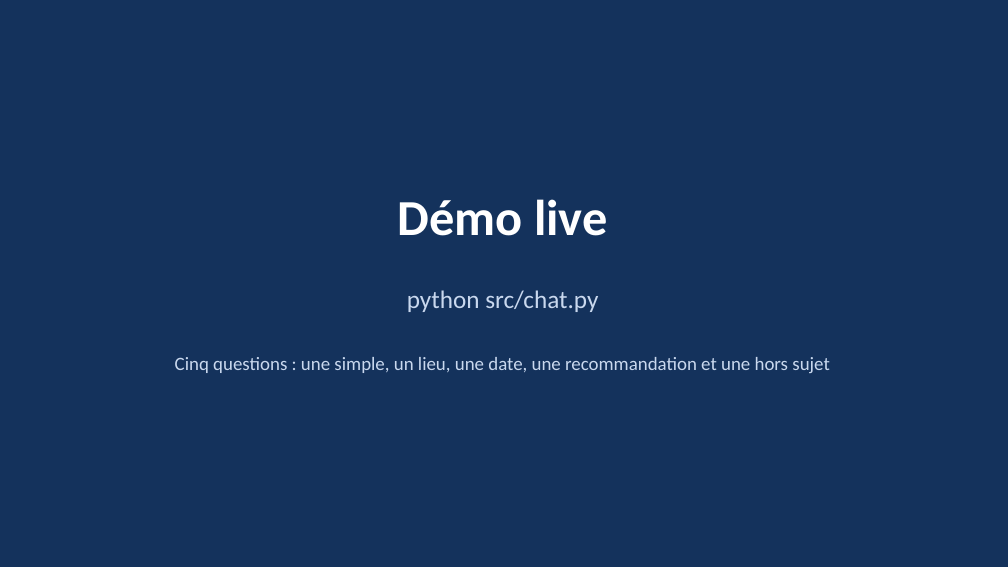
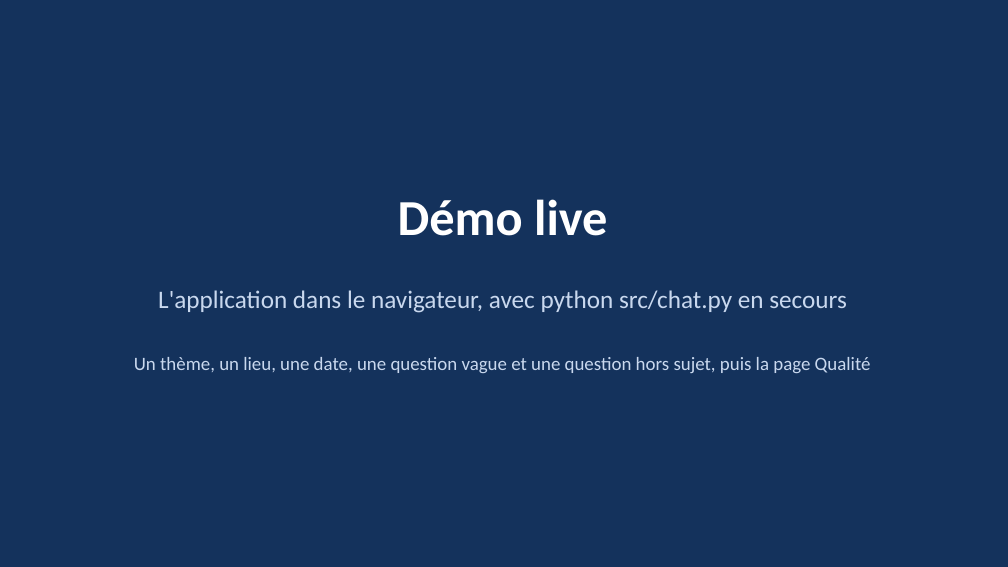
Before and after one commit to Matz-ai/concevoir-et-deployer-un-systeme-rag, a slide deck: slide 14 of livrables/presentation.pptx (slide 11 before the commit). Drawn at 1008x567 pixels with LibreOffice and Linux fonts; fonts in the diff are those of the drawing. Boxes give left, top, right and bottom in pixels: in the first picture for what was removed or moved away, otherwise in the second. Text is boxed around its words. In the diff, an @@ line names an element or a change of style, - is before the commit and + after.

```diff
--- a/livrables/presentation.pptx
+++ b/livrables/presentation.pptx
@@ text at [158,290,847,313]: text changed @@
-python src/chat.py
+L'application dans le navigateur, avec python src/chat.py en secours
@@ text at [134,357,871,373]: text changed @@
-Cinq questions : une simple, un lieu, une date, une recommandation et une hors sujet
+Un thème, un lieu, une date, une question vague et une question hors sujet, puis la page Qualité
```
Also in this commit, not shown: 2 other slides changed, 3 slides added, 6 other files.
